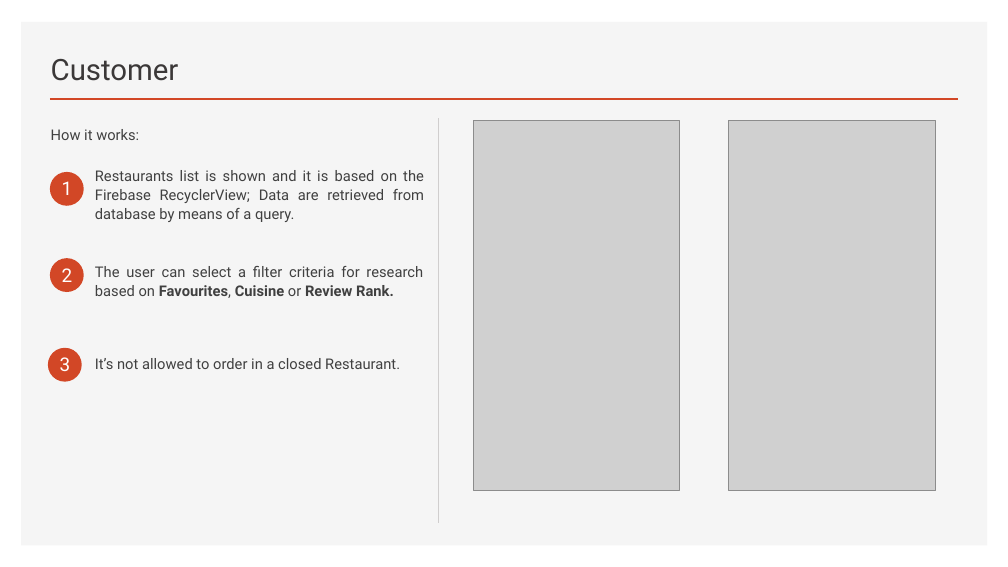
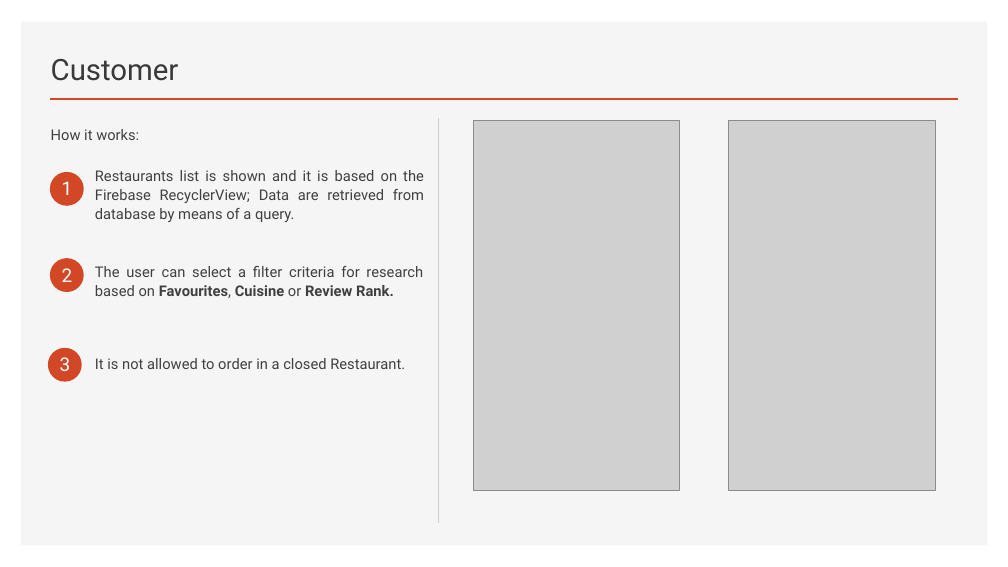
Before and after one commit to androidmaycry/APPetit, a slide deck: slide 3 of APPetit Presentation.pptx. Drawn at 1008x567 pixels with LibreOffice and Linux fonts; fonts in the diff are those of the drawing; grey boxes stand for pictures. Boxes give left, top, right and bottom in pixels: in the first picture for what was removed or moved away, otherwise in the second. Text is boxed around its words. In the diff, an @@ line names an element or a change of style, - is before the commit and + after.

Commit message:
final presentation

```diff
--- a/APPetit Presentation.pptx
+++ b/APPetit Presentation.pptx
@@ text at [95,358,405,369]: text changed @@
-It’s not allowed to order in a closed Restaurant.
+It is not allowed to order in a closed Restaurant.
```
Also in this commit, not shown: 2 other slides changed.
